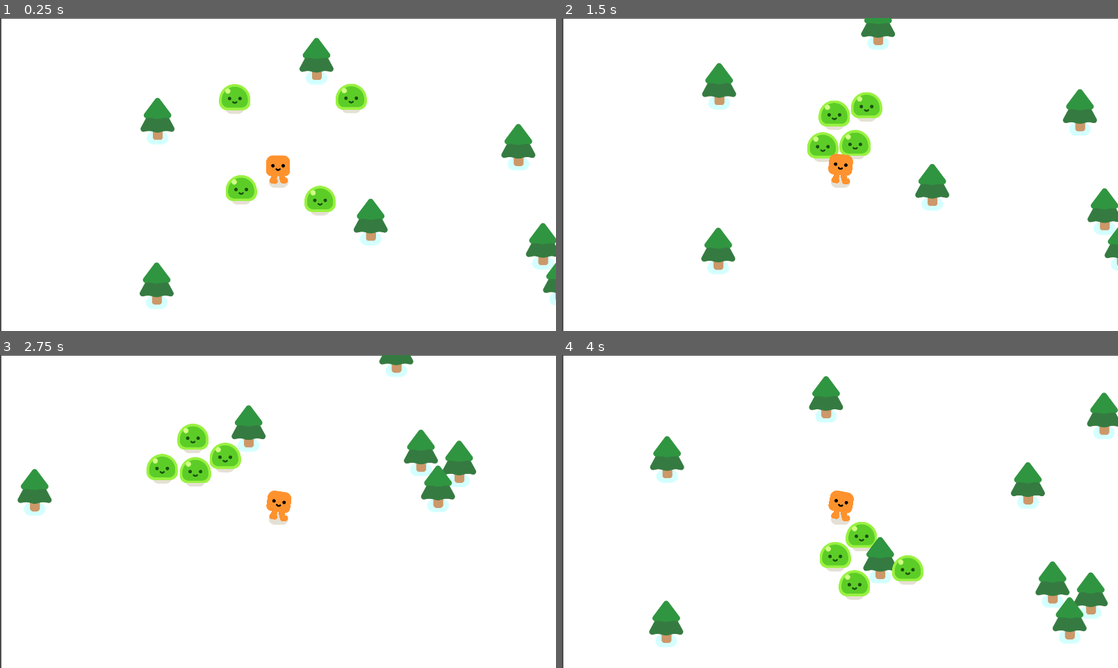
Above: before the commit, frames 1-4 (two rows, left to right).
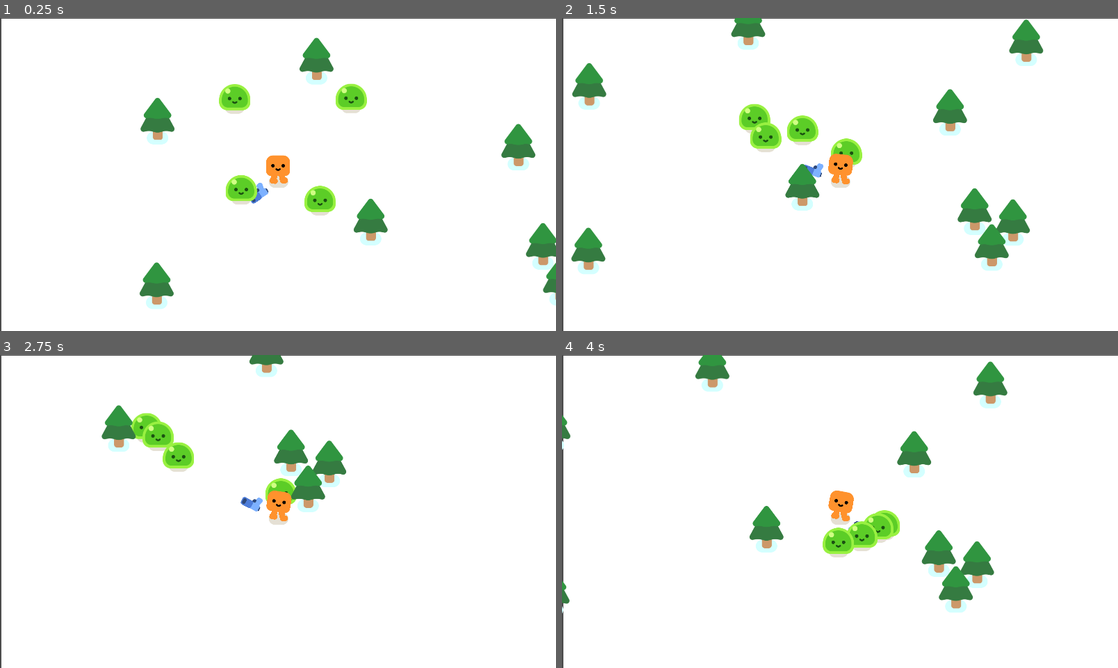
Above: after the commit, the same moments.

Repository: lapointek/bullet-storm
Game: Godot game, scene res://bullet_storm.tscn
Same seed, same stepped clock (60 frames per second), same inputs: the game is played once before the commit and once after it.
Inputs:
- Up to frame 1 (0.25 s): no input
- Up to frame 2 (1.5 s): hold D (move_right) 0.53-1.28 s; hold S (move_down) from 1.28 s (still down)
- Up to frame 3 (2.75 s): release S (move_down) at 2.03 s; hold D (move_right) from 2.03 s (still down)
- Up to frame 4 (4 s): release D (move_right) at 2.78 s; hold W (move_up) 2.78-3.53 s; hold A (move_left) from 3.53 s (still down)

The runs differ from the first frame. In frame 1, less than 0.1% of the frame differs, in the area x 45-49%, y 52-60%; in frame 2, 12%, in the area x 1-100%, y 0-82%; in frame 3, 8.7%; in frame 4, 11%.

Commit message:
feat: add gun script to gun object feat: change collision layers

Diff:
--- /dev/null
+++ b/gun.gd
@@ -0,0 +1,7 @@
+extends Area2D
+
+func _physics_process(delta: float) -> void:
+	var enemies_in_range = get_overlapping_bodies()
+	if enemies_in_range.size() > 0:
+		var target_enemy = enemies_in_range.front()
+		look_at(target_enemy.global_position)
--- a/gun.tscn
+++ b/gun.tscn
@@ -1,11 +1,15 @@
-[gd_scene load_steps=3 format=3 uid="uid://du5i8r7jdycua"]
+[gd_scene load_steps=4 format=3 uid="uid://du5i8r7jdycua"]
 
+[ext_resource type="Script" uid="uid://bpyfw0mh6bsnv" path="res://gun.gd" id="1_dk5gl"]
 [ext_resource type="Texture2D" uid="uid://cswb5do8rrj7q" path="res://pistol/pistol.png" id="1_vk1bi"]
 
 [sub_resource type="CircleShape2D" id="CircleShape2D_dk5gl"]
 radius = 654.1957
 
 [node name="Gun" type="Area2D"]
+collision_layer = 0
+collision_mask = 2
+script = ExtResource("1_dk5gl")
 
 [node name="CollisionShape2D" type="CollisionShape2D" parent="."]
 shape = SubResource("CircleShape2D_dk5gl")
--- a/mob.tscn
+++ b/mob.tscn
@@ -7,6 +7,7 @@
 radius = 57.00877
 
 [node name="Mob" type="CharacterBody2D"]
+collision_layer = 2
 script = ExtResource("1_nokgg")
 
 [node name="Slime" parent="." instance=ExtResource("1_dy6sc")]
--- a/player.tscn
+++ b/player.tscn
@@ -1,7 +1,8 @@
-[gd_scene load_steps=4 format=3 uid="uid://c1sx7bic4uhdj"]
+[gd_scene load_steps=5 format=3 uid="uid://c1sx7bic4uhdj"]
 
 [ext_resource type="PackedScene" uid="uid://pbmyh1qru7p" path="res://characters/happy_boo/happy_boo.tscn" id="1_4flbx"]
 [ext_resource type="Script" uid="uid://yh2ao5or56lq" path="res://player.gd" id="1_onrkg"]
+[ext_resource type="PackedScene" uid="uid://du5i8r7jdycua" path="res://gun.tscn" id="3_i3pqv"]
 
 [sub_resource type="CircleShape2D" id="CircleShape2D_onrkg"]
 radius = 30.016663
@@ -18,3 +19,5 @@
 shape = SubResource("CircleShape2D_onrkg")
 
 [node name="Camera2D" type="Camera2D" parent="."]
+
+[node name="Gun" parent="." instance=ExtResource("3_i3pqv")]
Not shown, added: gun.gd.uid
